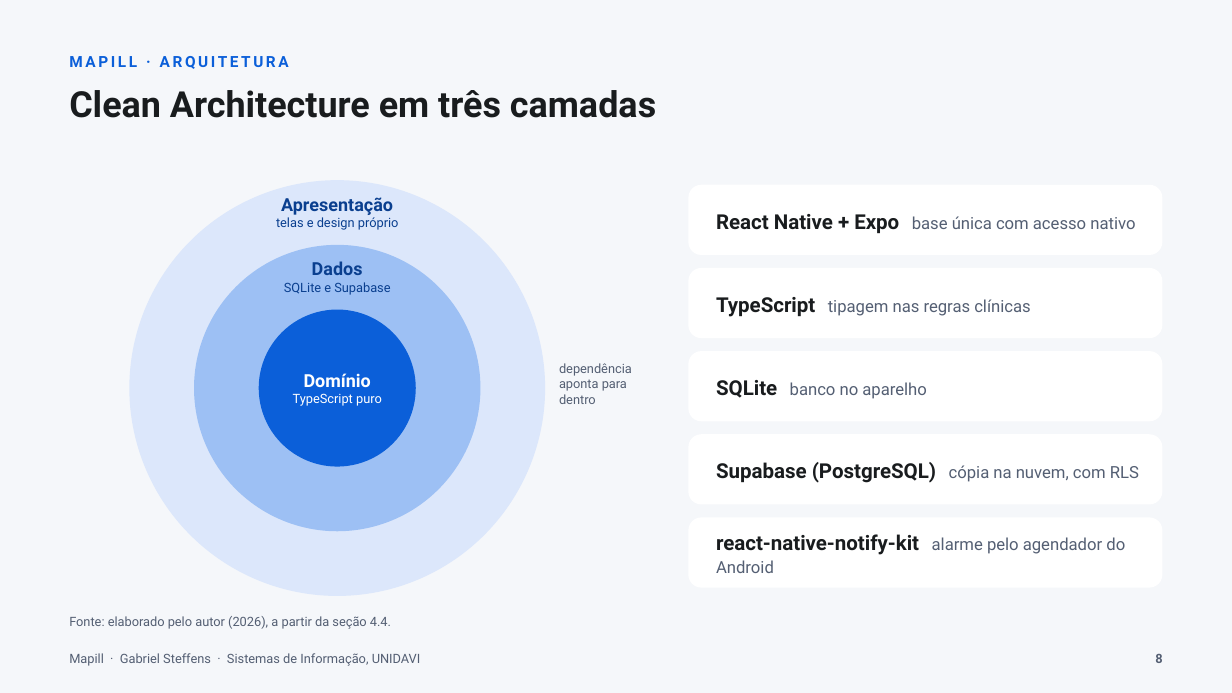
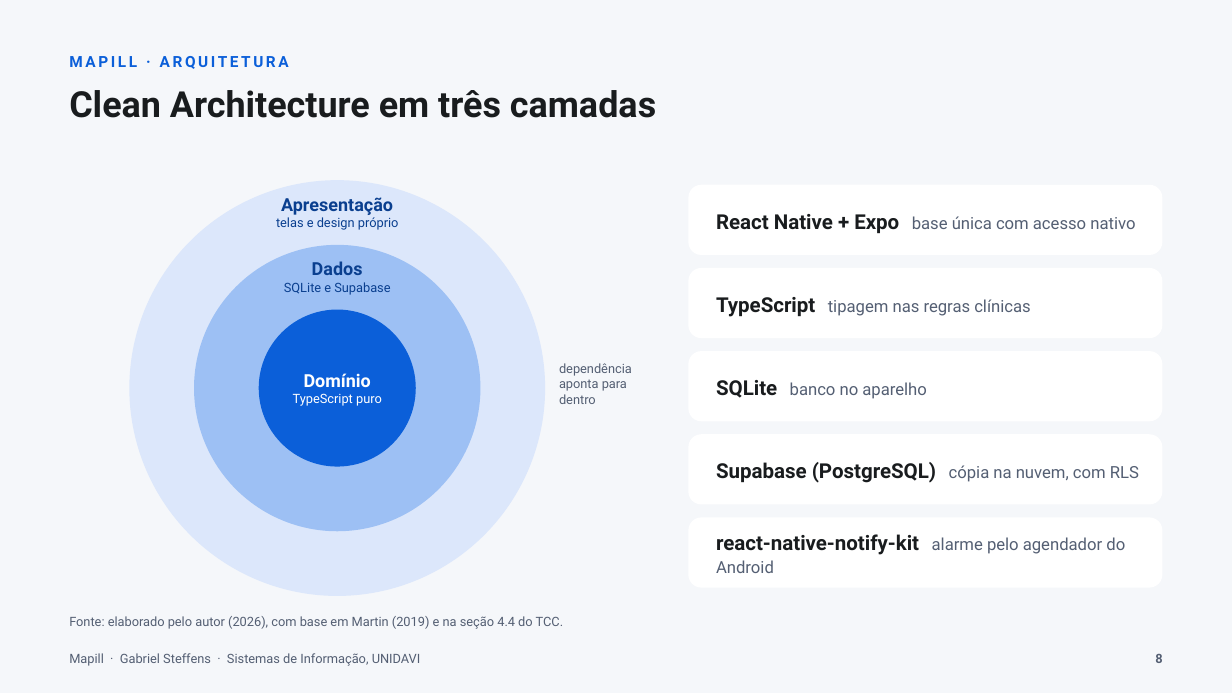
Before and after one commit to gabste8831/Mapill-Health-App, a slide deck: slide 8 of docs/tcc/apresentacao-mapill.pptx. Drawn at 1232x693 pixels with LibreOffice and Linux fonts; fonts in the diff are those of the drawing. Boxes give left, top, right and bottom in pixels: in the first picture for what was removed or moved away, otherwise in the second. Text is boxed around its words. In the diff, an @@ line names an element or a change of style, - is before the commit and + after.

Commit message:
docs(tcc): resultados separados em offline-first e alarme, Martin citado na arquitetura

```diff
--- a/docs/tcc/apresentacao-mapill.pptx
+++ b/docs/tcc/apresentacao-mapill.pptx
@@ text at (69,616,563,629): text changed @@
-Fonte: elaborado pelo autor (2026), a partir da seção 4.4.
+Fonte: elaborado pelo autor (2026), com base em Martin (2019) e na seção 4.4 do TCC.
```
Also in this commit, not shown: 4 other slides changed, 1 slide added.
